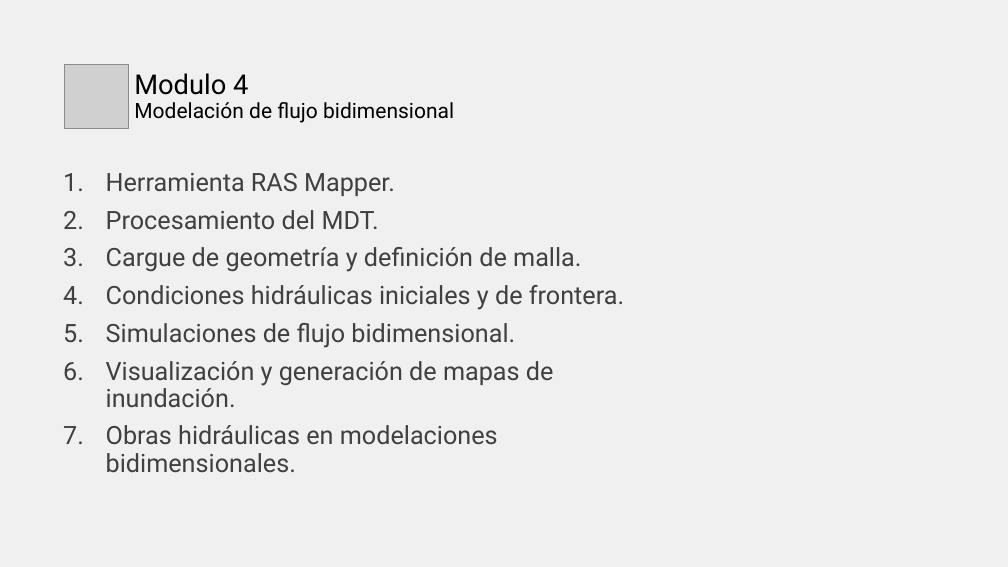
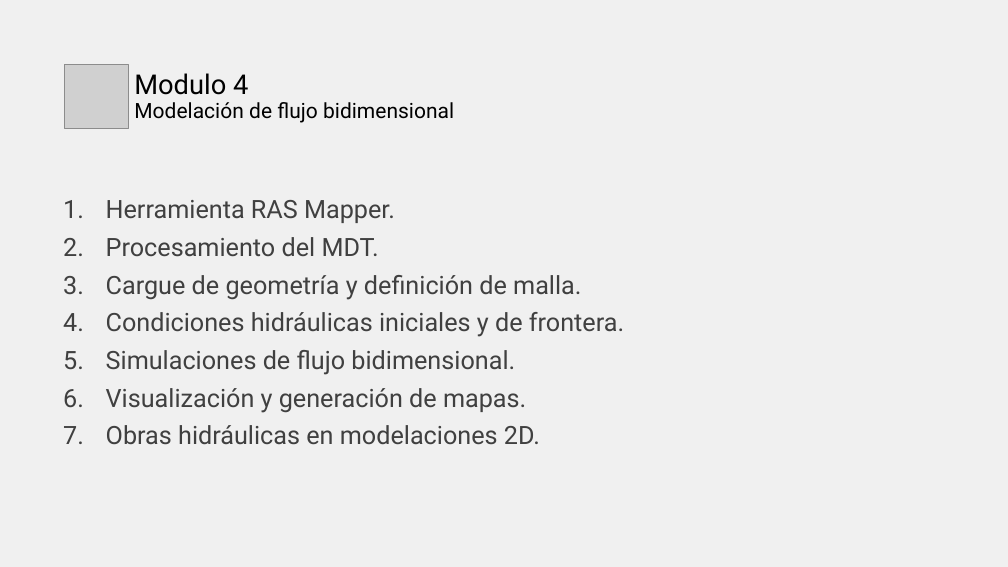
Before and after one commit to juanrodace/J.HRAS, a slide deck: slide 10 of HRAS.Introducción.pptx. Drawn at 1008x567 pixels with LibreOffice and Linux fonts; fonts in the diff are those of the drawing; grey boxes stand for pictures. Boxes give left, top, right and bottom in pixels: in the first picture for what was removed or moved away, otherwise in the second. Text is boxed around its words. In the diff, an @@ line names an element or a change of style, - is before the commit and + after.

```diff
--- a/HRAS.Introducción.pptx
+++ b/HRAS.Introducción.pptx
@@ text at <box>106,388,540,445</box>: text changed @@
-6. Visualización y generación de mapas de inundación.
-7. Obras hidráulicas en modelaciones bidimensionales.
+6. Visualización y generación de mapas.
+7. Obras hidráulicas en modelaciones 2D.
```
Also in this commit, not shown: 3 other slides changed, 1 slide added, 2 other files.
